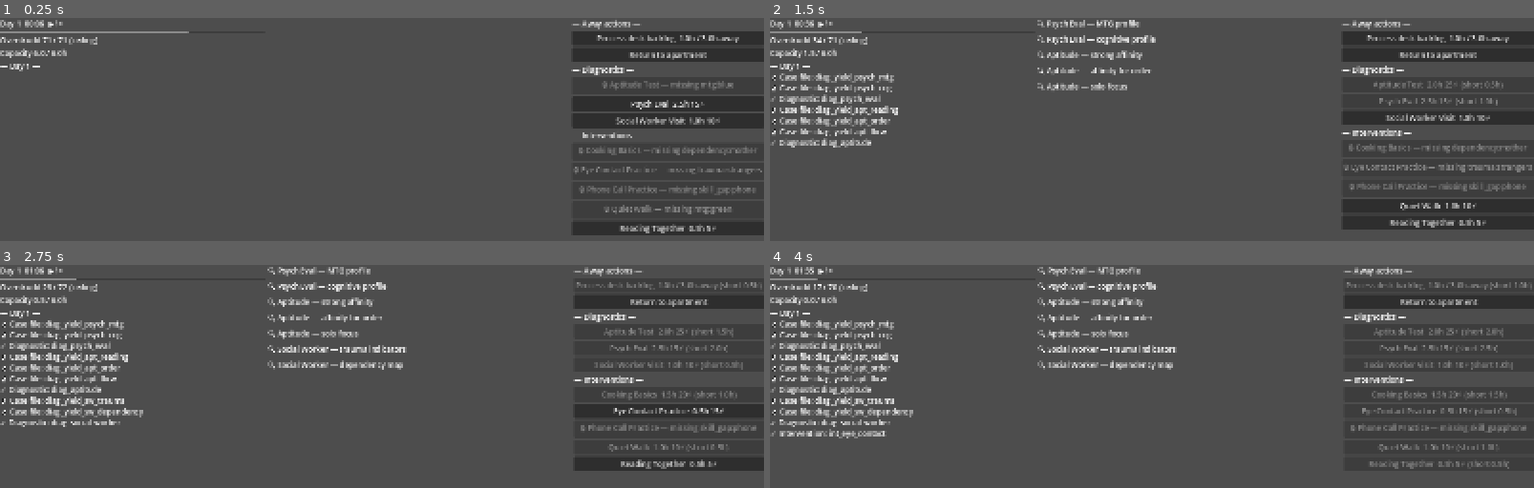
Above: before the commit, frames 1-4 (two rows, left to right).
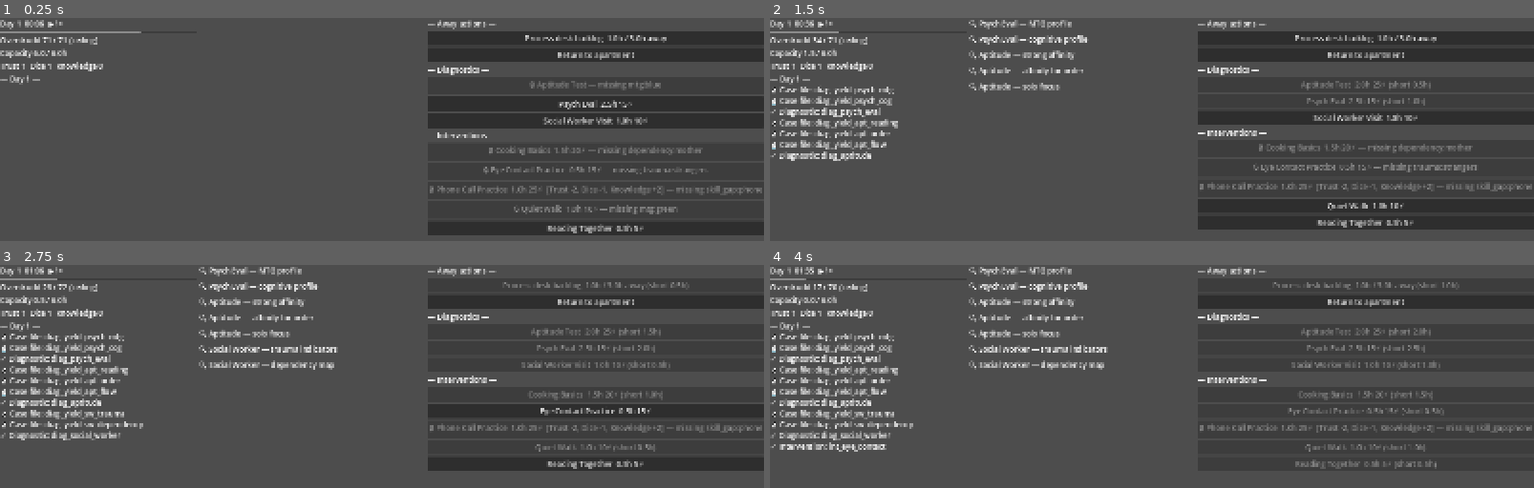
Above: after the commit, the same moments.

Repository: TerjeBallestad/lifelines-tycoon
Game: Godot game, scene res://main.tscn
Two runs of this game, one before a commit and one after it. Both use one fixed random seed, a clock stepped at 60 frames per second and the inputs below.
Inputs:
- Up to frame 1 (0.25 s): no input
- Up to frame 2 (1.5 s): click "Psych Eval 2.5h 15⚡" at 0.5 s; click "Aptitude Test 2.0h 25⚡" at 1.25 s
- Up to frame 3 (2.75 s): click "Social Worker Visit 1.0h 10⚡" at 2 s
- Up to frame 4 (4 s): click "Eye Contact Practice 0.5h 15⚡" at 2.75 s; click "Return to apartment" at 3.5 s

The runs differ from the first frame. In frame 1, 10% of the frame differs, in the area x 0-100%, y 0-98%; in frame 2, 15%, in the area x 0-100%, y 0-95%; in frame 3, 15%; in frame 4, 13%.

Commit message:
feat: make resource arbitrage readable in ui

Diff:
--- a/features/ui/action_list.gd
+++ b/features/ui/action_list.gd
@@ -4,6 +4,7 @@
 	EventBus.case_file_updated.connect(func(_id: StringName) -> void: _rebuild())
 	EventBus.caseworker_capacity_changed.connect(func(_c: float, _m: float) -> void: _rebuild())
 	EventBus.overskudd_changed.connect(func(_id: StringName, _v: float) -> void: _rebuild())
+	EventBus.economy_resources_changed.connect(func(_resources: Dictionary, _delta: Dictionary, _source_id: StringName) -> void: _rebuild())
 	EventBus.day_started.connect(func(_d: int) -> void: _rebuild())
 	_rebuild()
 
@@ -64,17 +65,22 @@
 
 func _build_int_button(i: Intervention) -> Button:
 	var b := Button.new()
+	var resource_text := _resource_text(i.resource_costs, i.resource_effects)
+	var base_text := "%s  %.1fh %d⚡%s" % [i.label, i.caseworker_cost, int(i.overskudd_cost), resource_text]
 	if not World.case_file.has_all_tags(i.gate_tags):
-		b.text = "🔒 %s — missing %s" % [i.label, _first_missing_tag(i.gate_tags)]
+		b.text = "🔒 %s — missing %s" % [base_text, _first_missing_tag(i.gate_tags)]
 		b.disabled = true
 	elif not World.economy.can_spend(i.caseworker_cost):
-		b.text = "%s  %.1fh %d⚡ (short %.1fh)" % [i.label, i.caseworker_cost, int(i.overskudd_cost), i.caseworker_cost - World.economy.capacity_current]
+		b.text = "%s (short %.1fh)" % [base_text, i.caseworker_cost - World.economy.capacity_current]
 		b.disabled = true
 	elif World.client.overskudd < i.overskudd_cost:
-		b.text = "%s  %.1fh %d⚡ (Elling refuses)" % [i.label, i.caseworker_cost, int(i.overskudd_cost)]
+		b.text = "%s (Elling refuses)" % base_text
+		b.disabled = true
+	elif not World.economy.can_spend_resources(i.resource_costs, i.hidden_resource_subsidies):
+		b.text = "%s (short resources)" % base_text
 		b.disabled = true
 	else:
-		b.text = "%s  %.1fh %d⚡" % [i.label, i.caseworker_cost, int(i.overskudd_cost)]
+		b.text = base_text
 		b.pressed.connect(func() -> void: World.try_assign_intervention(i.id))
 	b.tooltip_text = i.description
 	return b
@@ -83,3 +89,32 @@
 	for t: StringName in required:
 		if not World.case_file.tags.has(t): return t
 	return &""
+
+func _resource_text(costs: Dictionary, effects: Dictionary) -> String:
+	var parts: Array[String] = []
+	for key: StringName in [&"trust", &"dice", &"knowledge"]:
+		var cost := float(costs.get(key, 0.0))
+		if cost != 0.0:
+			parts.append("%s -%s" % [_resource_label(key), _fmt_amount(cost)])
+		var effect := float(effects.get(key, 0.0))
+		if effect != 0.0:
+			parts.append("%s %s" % [_resource_label(key), _fmt_signed_amount(effect)])
+	if parts.is_empty():
+		return ""
+	return "  [%s]" % ", ".join(parts)
+
+func _resource_label(key: StringName) -> String:
+	match key:
+		&"trust": return "Trust"
+		&"dice": return "Dice"
+		&"knowledge": return "Knowledge"
+		_: return String(key).capitalize()
+
+func _fmt_signed_amount(value: float) -> String:
+	var sign := "+" if value > 0.0 else ""
+	return sign + _fmt_amount(value)
+
+func _fmt_amount(value: float) -> String:
+	if is_equal_approx(value, round(value)):
+		return str(int(round(value)))
+	return "%.1f" % value
--- a/features/ui/main_ui.gd
+++ b/features/ui/main_ui.gd
@@ -3,6 +3,7 @@
 @onready var header_label: Label = %HeaderLabel
 @onready var overskudd_bar: OverskuddBar = %OverskuddBar
 @onready var capacity_label: CapacityLabel = %CapacityLabel
+@onready var resource_label: Label = %ResourceLabel
 @onready var action_log: RichTextLabel = %ActionLog
 @onready var case_file_panel: CaseFilePanel = %CaseFilePanel
 @onready var action_list: ActionList = %ActionList
@@ -16,7 +17,9 @@
 	EventBus.return_report_ready.connect(_on_return_report_ready)
 	EventBus.case_file_updated.connect(func(id: StringName) -> void: _log("📓 Case file: %s" % id))
 	EventBus.action_failed.connect(func(reason: StringName) -> void: _log("⚠ Action failed: %s" % reason))
+	EventBus.economy_resources_changed.connect(_on_economy_resources_changed)
 	_refresh_header()
+	_refresh_resources()
 	set_process(true)
 
 func _process(_delta: float) -> void:
@@ -26,6 +29,19 @@
 	var time_str := "%02d:%02d" % [int(Clock.hour_of_day), int(fmod(Clock.hour_of_day, 1.0) * 60.0)]
 	var speed := "⏸" if Clock.paused else "▶%d×" % int(Clock.time_scale)
 	header_label.text = "Day %d  %s  %s" % [Clock.day, time_str, speed]
+
+func _refresh_resources() -> void:
+	if World.economy == null:
+		return
+	resource_label.text = "Trust %s  Dice %s  Knowledge %s" % [
+		_fmt_amount(float(World.economy.resources.get(&"trust", 0.0))),
+		_fmt_amount(float(World.economy.resources.get(&"dice", 0.0))),
+		_fmt_amount(float(World.economy.resources.get(&"knowledge", 0.0))),
+	]
+
+func _on_economy_resources_changed(_resources: Dictionary, delta: Dictionary, _source_id: StringName) -> void:
+	_refresh_resources()
+	_log("◇ Resources: %s" % _format_resource_delta(delta))
 
 func _on_day_started(day: int) -> void:
 	_log("— Day %d —" % day)
@@ -44,6 +60,30 @@
 func _log(line: String) -> void:
 	action_log.append_text(line + "\n")
 
+func _format_resource_delta(delta: Dictionary) -> String:
+	var parts: Array[String] = []
+	for key: StringName in [&"trust", &"dice", &"knowledge"]:
+		var amount := float(delta.get(key, 0.0))
+		if amount != 0.0:
+			parts.append("%s %s" % [_resource_label(key), _fmt_signed_amount(amount)])
+	return ", ".join(parts)
+
+func _resource_label(key: StringName) -> String:
+	match key:
+		&"trust": return "Trust"
+		&"dice": return "Dice"
+		&"knowledge": return "Knowledge"
+		_: return String(key).capitalize()
+
+func _fmt_signed_amount(value: float) -> String:
+	var sign := "+" if value > 0.0 else ""
+	return sign + _fmt_amount(value)
+
+func _fmt_amount(value: float) -> String:
+	if is_equal_approx(value, round(value)):
+		return str(int(round(value)))
+	return "%.1f" % value
+
 func _unhandled_input(event: InputEvent) -> void:
 	if event.is_action_pressed("pause"):
 		Clock.paused = not Clock.paused
--- a/features/ui/main_ui.tscn
+++ b/features/ui/main_ui.tscn
@@ -32,6 +32,10 @@
 text = "Capacity 6.0 / 6.0"
 script = ExtResource("3")
 
+[node name="ResourceLabel" type="Label" parent="HBox/LeftPanel"]
+unique_name_in_owner = true
+text = "Trust 1  Dice 1  Knowledge 0"
+
 [node name="ActionLog" type="RichTextLabel" parent="HBox/LeftPanel"]
 unique_name_in_owner = true
 size_flags_vertical = 3
--- /dev/null
+++ b/test/unit/test_main_ui_readability.gd
@@ -0,0 +1,61 @@
+extends GutTest
+
+func before_each() -> void:
+	Clock.reset()
+	Sim.reset_for_test()
+	World.reset_for_test()
+
+func test_resource_strip_shows_visible_resource_state() -> void:
+	var ui := _spawn_ui()
+	await get_tree().process_frame
+
+	var resource_label := ui.find_child("ResourceLabel", true, false) as Label
+	assert_not_null(resource_label, "Main UI should include a visible resource strip")
+	if resource_label == null:
+		return
+	assert_string_contains(resource_label.text, "Trust 1")
+	assert_string_contains(resource_label.text, "Dice 1")
+	assert_string_contains(resource_label.text, "Knowledge 0")
+
+func test_phone_practice_button_explains_visible_costs_and_effects() -> void:
+	World.try_run_away_action(&"desk_nav_backlog")
+	World.return_to_apartment()
+	var ui := _spawn_ui()
+	await get_tree().process_frame
+
+	var button := _find_button_containing(ui, "Phone Call Practice")
+	assert_not_null(button, "Unlocked intervention should be visible in the real action list")
+	assert_string_contains(button.text, "Trust -2")
+	assert_string_contains(button.text, "Dice -1")
+	assert_string_contains(button.text, "Knowledge +2")
+
+func test_resource_change_log_makes_arbitrage_result_readable() -> void:
+	World.try_run_away_action(&"desk_nav_backlog")
+	World.return_to_apartment()
+	var ui := _spawn_ui()
+	await get_tree().process_frame
+
+	assert_true(World.try_assign_intervention(&"int_phone_practice"))
+	await get_tree().process_frame
+
+	var action_log := ui.find_child("ActionLog", true, false) as RichTextLabel
+	assert_not_null(action_log)
+	var text := action_log.get_parsed_text()
+	assert_string_contains(text, "Resources")
+	assert_string_contains(text, "Trust -1")
+	assert_string_contains(text, "Dice -1")
+	assert_string_contains(text, "Knowledge +2")
+
+func _spawn_ui() -> MainUI:
+	var ui := preload("res://features/ui/main_ui.tscn").instantiate() as MainUI
+	add_child_autofree(ui)
+	return ui
+
+func _find_button_containing(root: Node, needle: String) -> Button:
+	if root is Button and (root as Button).text.find(needle) >= 0:
+		return root as Button
+	for child: Node in root.get_children():
+		var found := _find_button_containing(child, needle)
+		if found != null:
+			return found
+	return null
